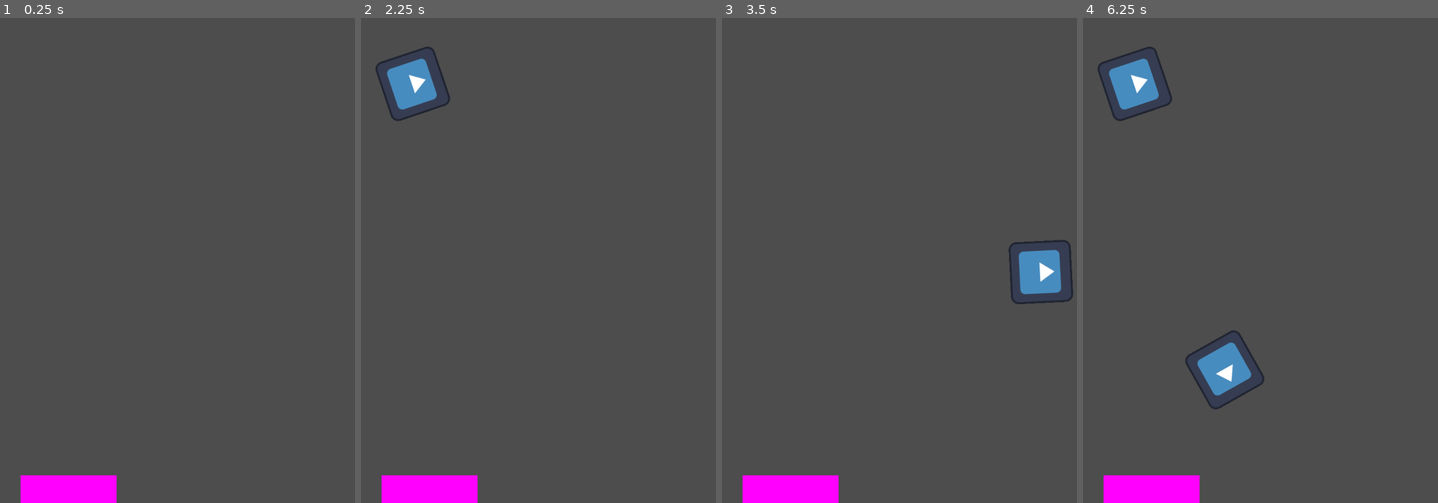
Above: before the commit, frames 1-4 (left to right).
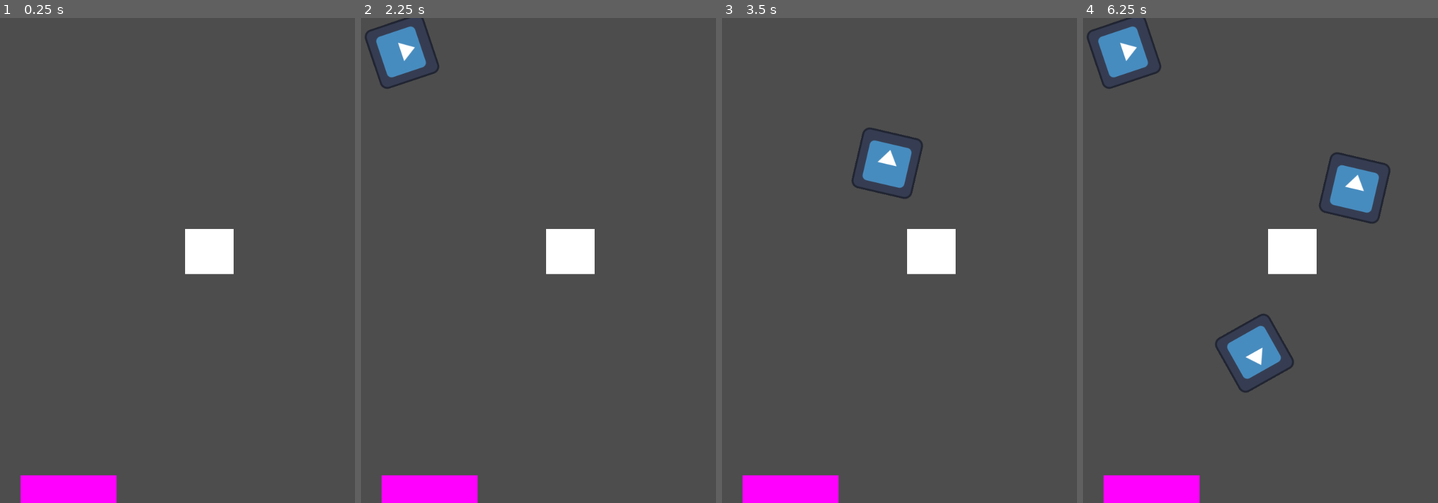
Above: after the commit, the same moments.

Repository: john9francis/sushi-attack
Game: Godot game, scene res://scripts/main.tscn
Same seed, same stepped clock (60 frames per second), same inputs: the game is played once before the commit and once after it. The engine's default icon, where the game draws it, is replaced by a stand-in: a white triangle on a blue panel in a dark square.
Inputs:
- Up to frame 1 (0.25 s): no input
- Up to frame 2 (2.25 s): tap Enter at 0.5, 2 s; tap Space at 1.25 s
- Up to frame 3 (3.5 s): no input
- Up to frame 4 (6.25 s): no input

The runs differ from the first frame. In frame 1, 1.3% of the frame differs, in the area x 52-66%, y 43-53%; in frame 2, 3.3%; in frame 3, 3.9%; in frame 4, 6.7%, in the area x 1-87%, y 0-81%.

Commit message:
added tower platform and improved the pathfollow logic of the enemies

Diff:
--- a/scripts/enemy.gd
+++ b/scripts/enemy.gd
@@ -16,7 +16,6 @@
 
 
 func _on_area_2d_area_entered(area):
-	# if this is the destination, delete this
-	#if (area.get_instance_id())
-	print(area.get_instance_id())
-	queue_free()
+	# if this is the enemyDestination, delete this
+	if (area.get_instance_id() == 24847058072):
+		queue_free()
--- a/scripts/enemy.tscn
+++ b/scripts/enemy.tscn
@@ -1,20 +1,14 @@
-[gd_scene load_steps=4 format=3 uid="uid://dbbij5u3up0gx"]
+[gd_scene load_steps=3 format=3 uid="uid://dbbij5u3up0gx"]
 
-[ext_resource type="Script" path="res://scripts/enemy.gd" id="1_x5ahs"]
 [ext_resource type="Texture2D" uid="uid://cnrutnsh2ewnh" path="res://icon.svg" id="2_wy6gg"]
 
 [sub_resource type="CircleShape2D" id="CircleShape2D_tg4ib"]
 radius = 60.0333
 
-[node name="Enemy" type="PathFollow2D"]
-script = ExtResource("1_x5ahs")
+[node name="Area2D" type="Area2D"]
+
+[node name="CollisionShape2D" type="CollisionShape2D" parent="."]
+shape = SubResource("CircleShape2D_tg4ib")
 
 [node name="Sprite2D" type="Sprite2D" parent="."]
 texture = ExtResource("2_wy6gg")
-
-[node name="Area2D" type="Area2D" parent="."]
-
-[node name="CollisionShape2D" type="CollisionShape2D" parent="Area2D"]
-shape = SubResource("CircleShape2D_tg4ib")
-
-[connection signal="area_entered" from="Area2D" to="." method="_on_area_2d_area_entered"]
--- a/scripts/level.gd
+++ b/scripts/level.gd
@@ -6,6 +6,7 @@
 var points = 0
 
 var enemyList = []
+var pathFollowList = []
 
 # Called when the node enters the scene tree for the first time.
 func _ready():
@@ -16,19 +17,26 @@
 
 # Called every frame. 'delta' is the elapsed time since the previous frame.
 func _process(_delta):
+	for path in pathFollowList:
+		path.progress += 5
 	pass
 
 
 func _on_enemy_spawn_timer_timeout():
 	if (multipleEnemies):
 		var enemy = enemyScene.instantiate()
-		$EnemyPath.add_child(enemy)
-		enemyList.append(enemy)
+		#$EnemyPath.add_child(enemy)
+		var pathFollow = PathFollow2D.new()
+		pathFollow.add_child(enemy)
 
-		#singleEnemy = false
+		$EnemyPath.add_child(pathFollow)
+
+		pathFollowList.append(pathFollow)
+		#multipleEnemies = false
 
 
 func _on_enemy_destination_area_entered(area):
 	# note: 'area' refers to the enemydestination
 	points += 1
 	print(points)
+	area.queue_free()
--- a/scripts/level.tscn
+++ b/scripts/level.tscn
@@ -1,8 +1,9 @@
-[gd_scene load_steps=7 format=3 uid="uid://cn5affxsrvpyq"]
+[gd_scene load_steps=8 format=3 uid="uid://cn5affxsrvpyq"]
 
 [ext_resource type="PackedScene" uid="uid://dbbij5u3up0gx" path="res://scripts/enemy.tscn" id="1_7wi6w"]
 [ext_resource type="Script" path="res://scripts/level.gd" id="1_m3pcb"]
 [ext_resource type="Script" path="res://scripts/EnemySpawnTimer.gd" id="2_wq042"]
+[ext_resource type="PackedScene" uid="uid://c8tq0ppoe2tb0" path="res://scripts/towerPlatform.tscn" id="4_5h04q"]
 
 [sub_resource type="Curve2D" id="Curve2D_joiln"]
 _data = {
@@ -38,5 +39,8 @@
 scale = Vector2(198.5, 113.5)
 texture = SubResource("CanvasTexture_o4s4o")
 
+[node name="towerPlatform" parent="." instance=ExtResource("4_5h04q")]
+position = Vector2(539, 476)
+
 [connection signal="timeout" from="EnemySpawnTimer" to="." method="_on_enemy_spawn_timer_timeout"]
 [connection signal="area_entered" from="EnemyDestination" to="." method="_on_enemy_destination_area_entered"]
--- /dev/null
+++ b/scripts/towerPlatform.tscn
@@ -0,0 +1,16 @@
+[gd_scene load_steps=3 format=3 uid="uid://c8tq0ppoe2tb0"]
+
+[sub_resource type="CircleShape2D" id="CircleShape2D_2bija"]
+radius = 62.3939
+
+[sub_resource type="CanvasTexture" id="CanvasTexture_yabk0"]
+
+[node name="towerPlatform" type="Area2D"]
+
+[node name="CollisionShape2D" type="CollisionShape2D" parent="."]
+shape = SubResource("CircleShape2D_2bija")
+
+[node name="Sprite2D" type="Sprite2D" parent="."]
+position = Vector2(1, 5.5)
+scale = Vector2(100, 93)
+texture = SubResource("CanvasTexture_yabk0")
